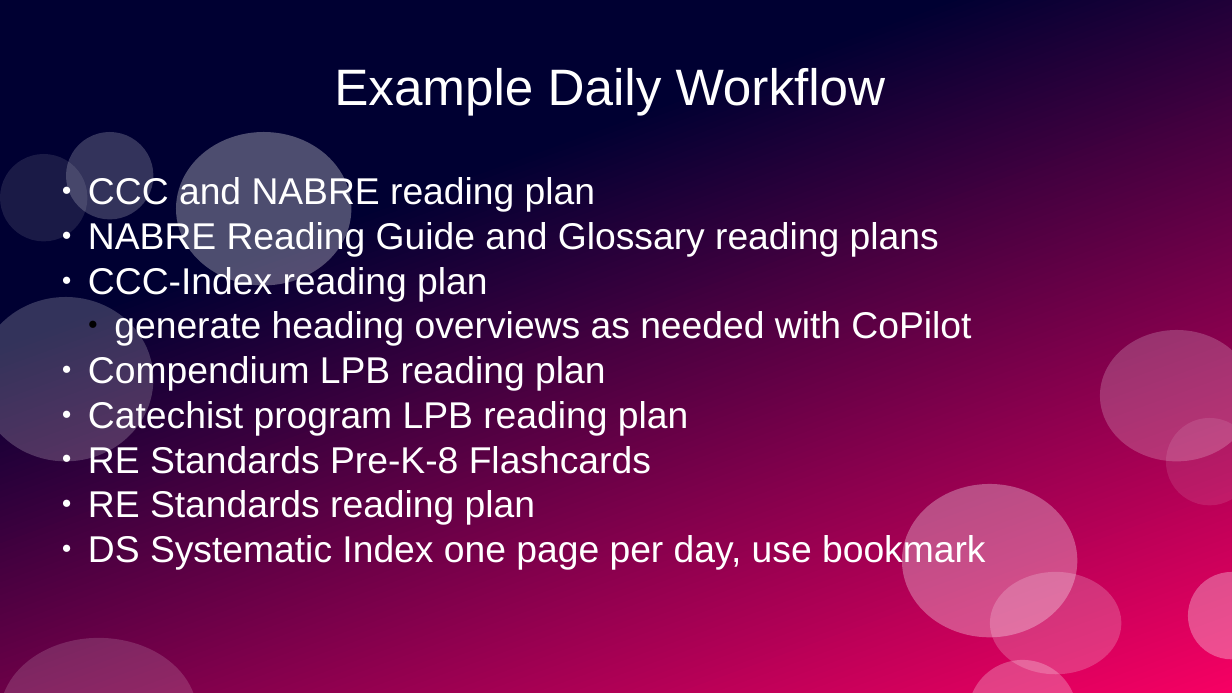
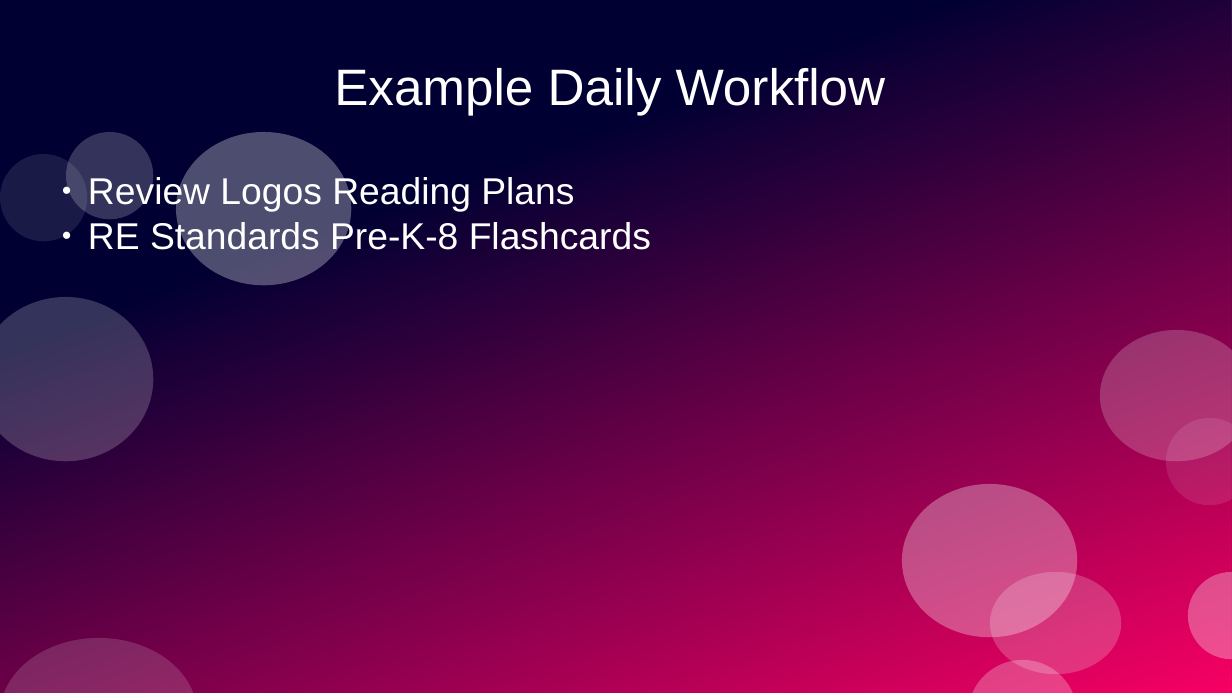
Before and after one commit to stevemac321/Catechist, a slide deck: slide 4 of Mastery.pptx. Drawn at 1232x693 pixels with LibreOffice and Linux fonts; fonts in the diff are those of the drawing. Boxes give left, top, right and bottom in pixels: in the first picture for what was removed or moved away, otherwise in the second. Text is boxed around its words. In the diff, an @@ line names an element or a change of style, - is before the commit and + after.

```diff
--- a/Mastery.pptx
+++ b/Mastery.pptx
@@ subtitle at box(88, 175, 574, 212): text changed @@
-● CCC and NABRE reading plan
-● NABRE Reading Guide and Glossary reading plans
-● CCC-Index reading plan
-  ● generate heading overviews as needed with CoPilot
-● Compendium LPB reading plan
-● Catechist program LPB reading plan
+● Review Logos Reading Plans
@@ subtitle at box(88, 490, 986, 570): paragraphs removed @@
-● RE Standards reading plan
-● DS Systematic Index one page per day, use bookmark
```
Also in this commit, not shown: 3 other slides changed.
